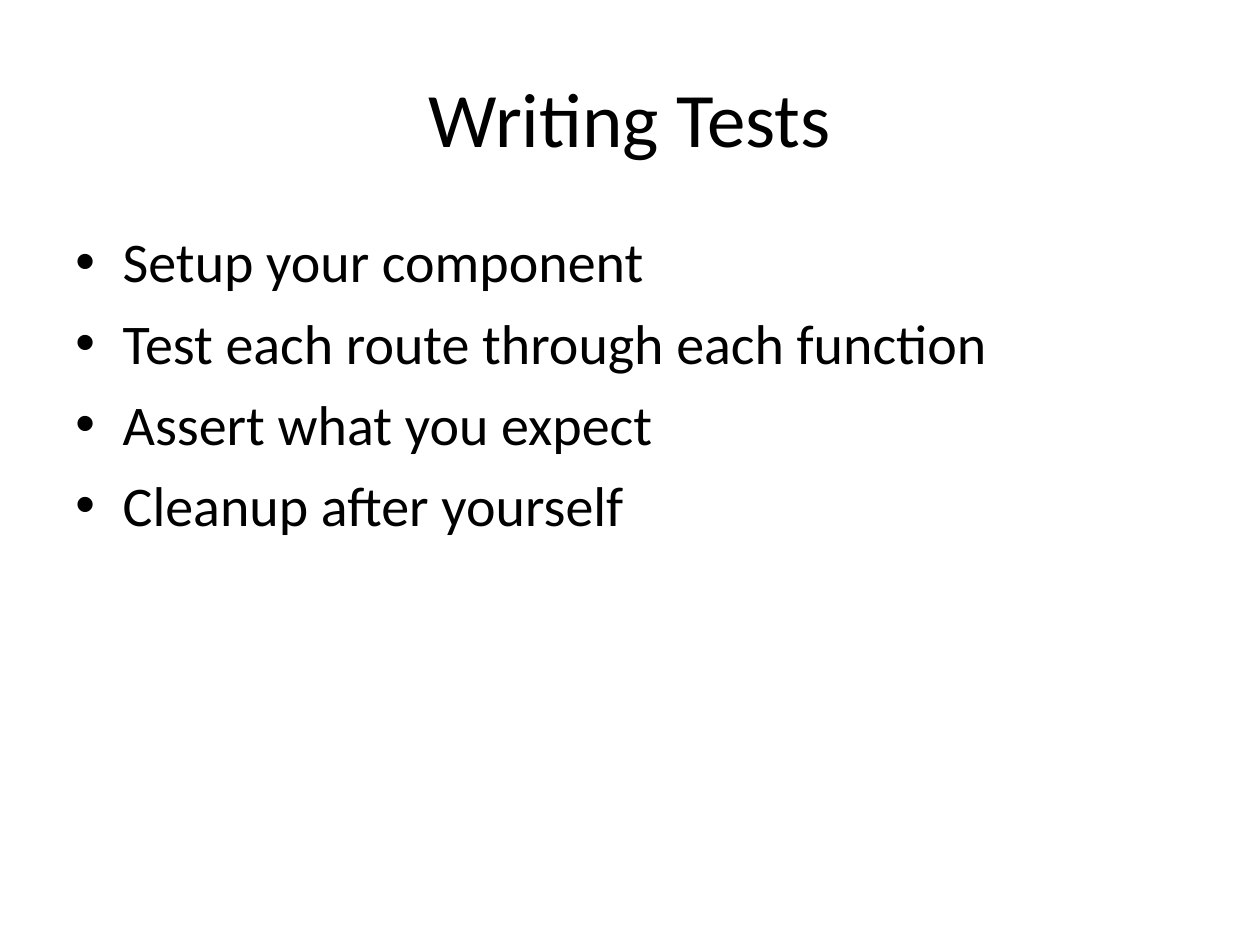
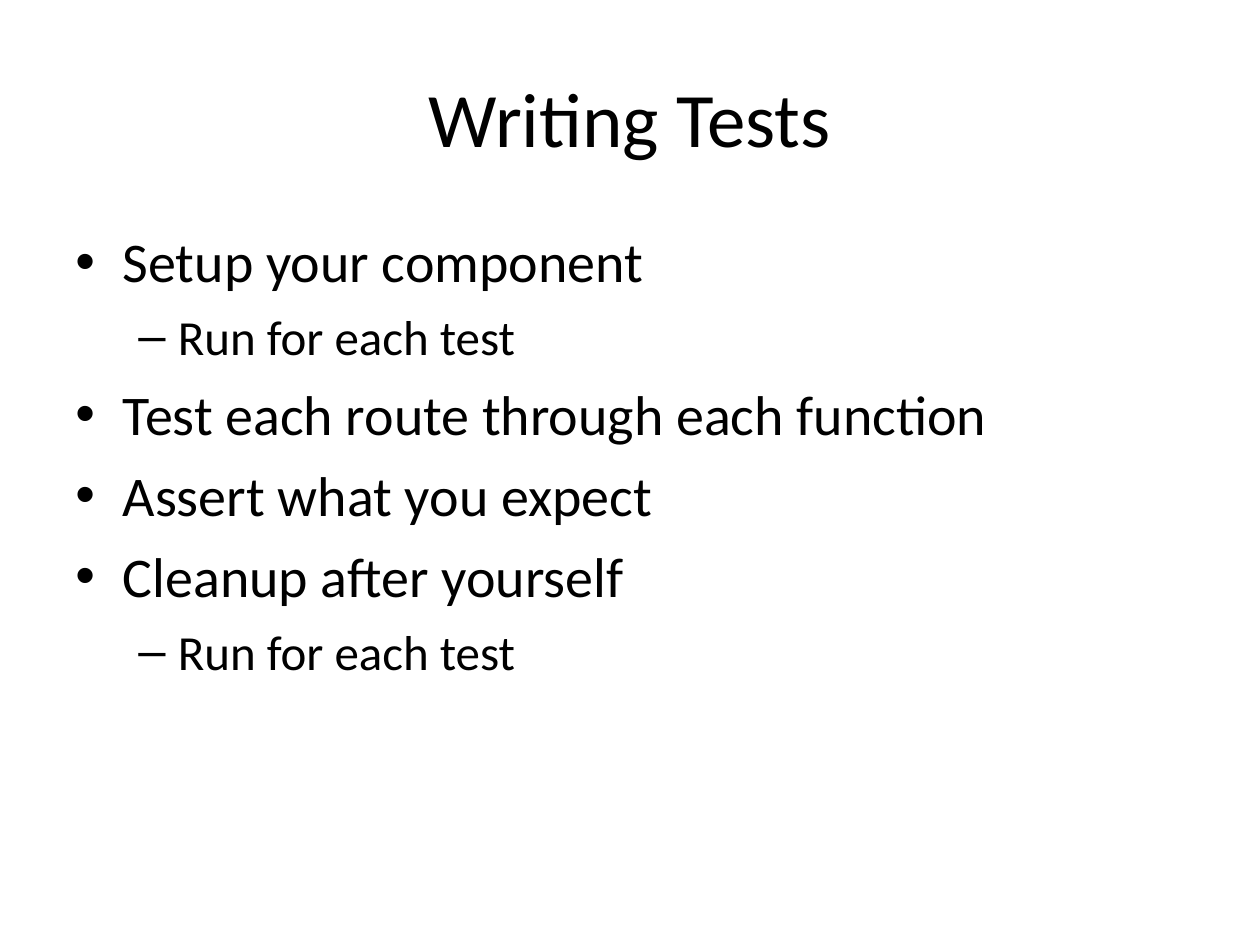
Before and after one commit to dhughes/OldPresentations, a slide deck: slide 12 of Trunk/Model-Glue 3 Day For Teratech/documents/CFCUnit Crash Course.ppt (slide 9 before the commit). Drawn at 1260x945 pixels with LibreOffice and Linux fonts; fonts in the diff are those of the drawing; background and template pictures are left out. Boxes give left, top, right and bottom in pixels: in the first picture for what was removed or moved away, otherwise in the second. Text is boxed around its words. In the diff, an @@ line names an element or a change of style, - is before the commit and + after.

```diff
--- a/Trunk/Model-Glue 3 Day For Teratech/documents/CFCUnit Crash Course.ppt
+++ b/Trunk/Model-Glue 3 Day For Teratech/documents/CFCUnit Crash Course.ppt
@@ text at box(178, 321, 515, 356): paragraph added @@
+  – Run for each test
@@ text at box(178, 636, 515, 671): paragraph added @@
+  – Run for each test
```
Also in this commit, not shown: 1 other slide changed, 12 slides added, 2 slides removed, 6 other files.
